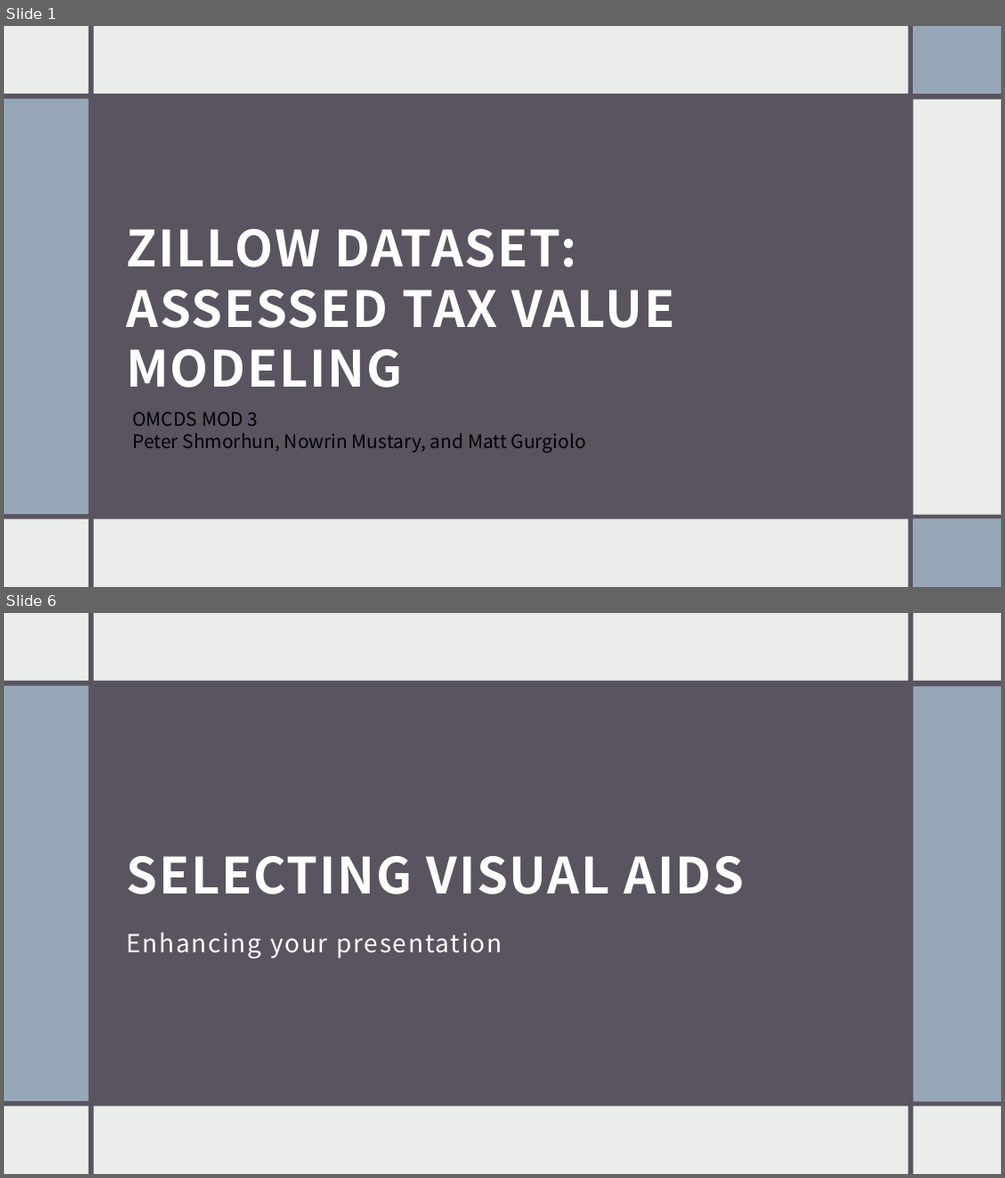
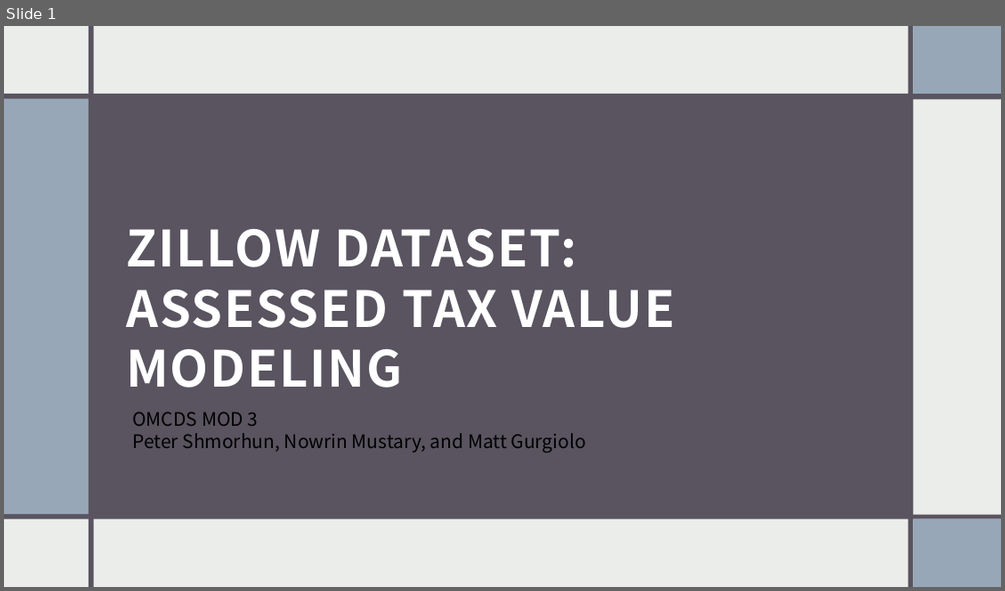
Before and after one commit to shmorhunmsds/ml_final_project, a slide deck: presentation.pptx. Shown one above the other, each under a label of ours: slides 1 and 6 before the commit, slide 1 after it; the slides between them are not shown. The pictures are 1005x1178 and 1005x591 pixels, drawn with LibreOffice and Linux fonts; fonts in the diff are those of the drawing. Boxes give left, top, right and bottom in pixels: in the first picture for what was removed or moved away, otherwise in the second. Text is boxed around its words. In the diff, an @@ line names an element or a change of style, - is before the commit and + after.

```diff
--- a/presentation.pptx
+++ b/presentation.pptx
@@ slide 6 removed at box(4, 613, 1001, 1174), background #EBEDEB; not listed: 4 template elements that a slide beside it also shows @@
@@ rectangle removed at box(914, 686, 1001, 1102) @@
@@ title removed at box(126, 856, 744, 894) @@
-SELECTING VISUAL AIDS
@@ text removed at box(126, 932, 502, 958) @@
-Enhancing your presentation
```
Also in this commit, not shown: 4 slides changed, 7 slides added, 7 other slides removed.
